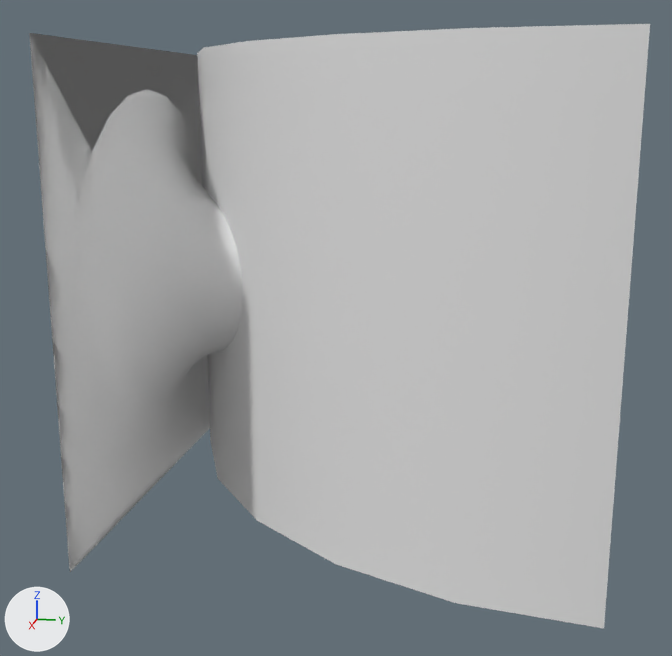
Two versions of the glTF model 3D Assets/Tiles.glb, one commit apart.
The view is the same before and after, from a camera (50 mm lens) standing at (2.011, 0.328, 0.391) and looking at (0.039, -0.066, -0.102). Every picture has the same lights, and +X, +Y and +Z are marked at lower left.

Before the edit, the objects in view are built like this:
```python
me_cube_002 = bpy.data.meshes.new('Cube.002')
me_cube_002.from_pydata(...)  # 14 vertices, 12 faces; spans x -0.5..0.5, y -0.5..0.5, z -0.5..0.5
me_cube_002.materials.append(mat_material_005)  # white #e7e7e7
me_cube_006 = bpy.data.meshes.new('Cube.006')
me_cube_006.from_pydata([(0.5, -0.5, -0.5), (0.5, -0.5, 0.5), (-0.5, -0.5, -0.5), (-0.5, -0.5, 0.5)], [], [(0, 1, 3), (0, 3, 2)])
me_cube_006.materials.append(mat_material_005)  # white #e7e7e7
me_cube_007 = bpy.data.meshes.new('Cube.007')
me_cube_007.from_pydata(...)  # 224 vertices, 416 faces; spans x -0.5..0.5, y -0.5..0.5, z -0.5..0.5
me_cube_007.materials.append(mat_material_005)  # white #e7e7e7
ob_surface_edge = bpy.data.objects.new('Surface Edge', me_cube_002)
ob_surface_edge.location = (0.0, 0.0, 0.0)
ob_surface_flat = bpy.data.objects.new('Surface Flat', me_cube_006)
ob_surface_flat.location = (0.0, 0.0, 0.0)
ob_wormhole_opening = bpy.data.objects.new('Wormhole Opening', me_cube_007)
ob_wormhole_opening.location = (0.0, 0.0, 0.0)
```
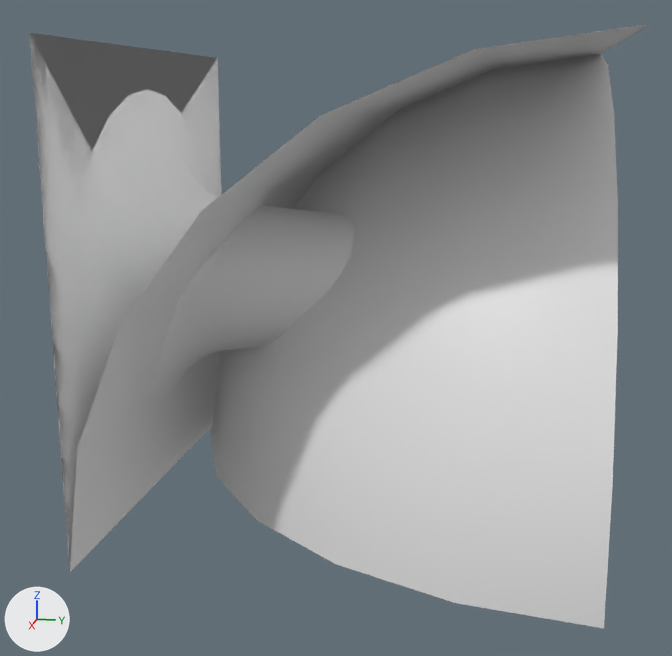
Pixel boxes (x1, y1, x2, y2) of what changed, in the pictures (672 x 656 px):
'Surface Edge', turned: before (197, 24, 650, 628); after (70, 24, 649, 572)
'Surface Corner', unchanged, uncovered by the edit: after (211, 55, 618, 628)

What changed in the scene script:
```text
Change ob_surface_edge:
    ob_surface_edge.rotation_euler: (0.0, 0.0, 0.0) -> (0.0, -1.571, 0.0)  # degrees (0, 0, 0) -> degrees (0, -90, 0)
```
